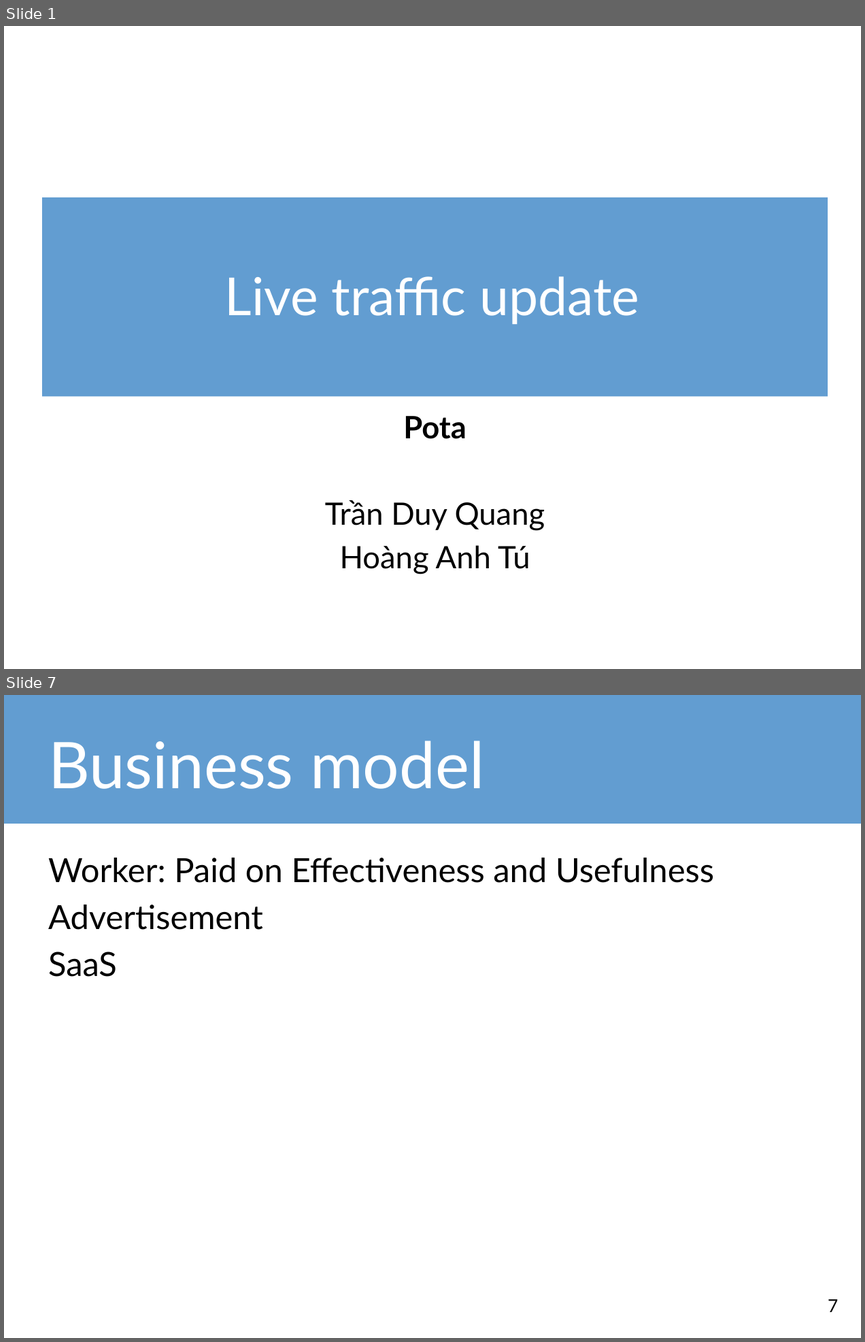
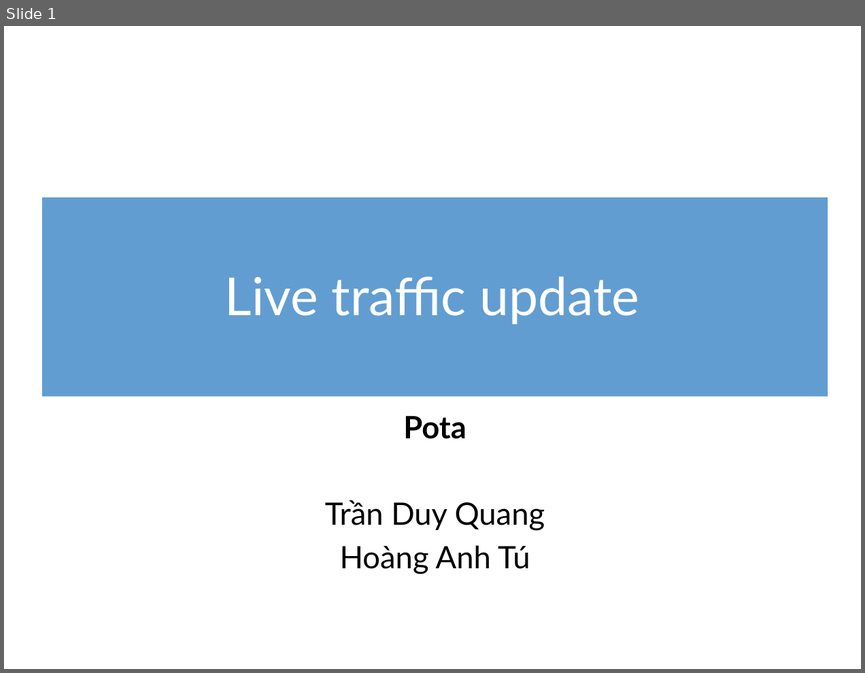
Before and after one commit to tdquang7/pota-hack-livetraffice, a slide deck: m2WorkHackathon-LiveTrafficUpdate.pptx. Shown one above the other, each under a label of ours: slides 1 and 7 before the commit, slide 1 after it; the slides between them are not shown. The pictures are 865x1342 and 865x673 pixels, drawn with LibreOffice and Linux fonts; fonts in the diff are those of the drawing. Boxes give left, top, right and bottom in pixels: in the first picture for what was removed or moved away, otherwise in the second. Text is boxed around its words. In the diff, an @@ line names an element or a change of style, - is before the commit and + after.

```diff
--- a/m2WorkHackathon-LiveTrafficUpdate.pptx
+++ b/m2WorkHackathon-LiveTrafficUpdate.pptx
@@ slide 7 removed at bbox=[4, 695, 861, 1338], background #FFFFFF @@
@@ rectangle removed at bbox=[4, 695, 861, 824] @@
@@ title removed at bbox=[48, 741, 484, 789] @@
-Business model
@@ text removed at bbox=[48, 858, 714, 977] @@
-Worker: Paid on Effectiveness and Usefulness
-Advertisement
-SaaS
@@ page number removed at bbox=[827, 1299, 838, 1312] @@
-7
```
Also in this commit, not shown: 3 slides changed, 11 slides added, 2 other slides removed, 1 other file.
